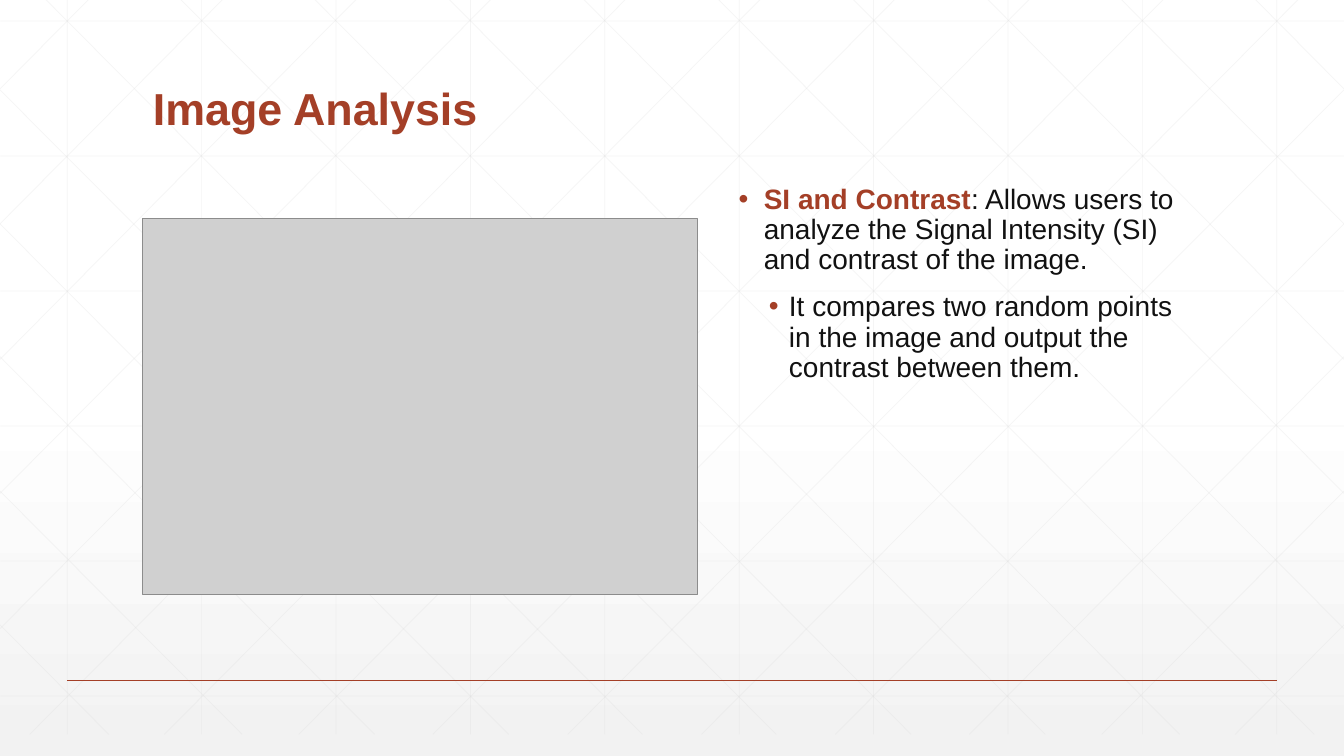
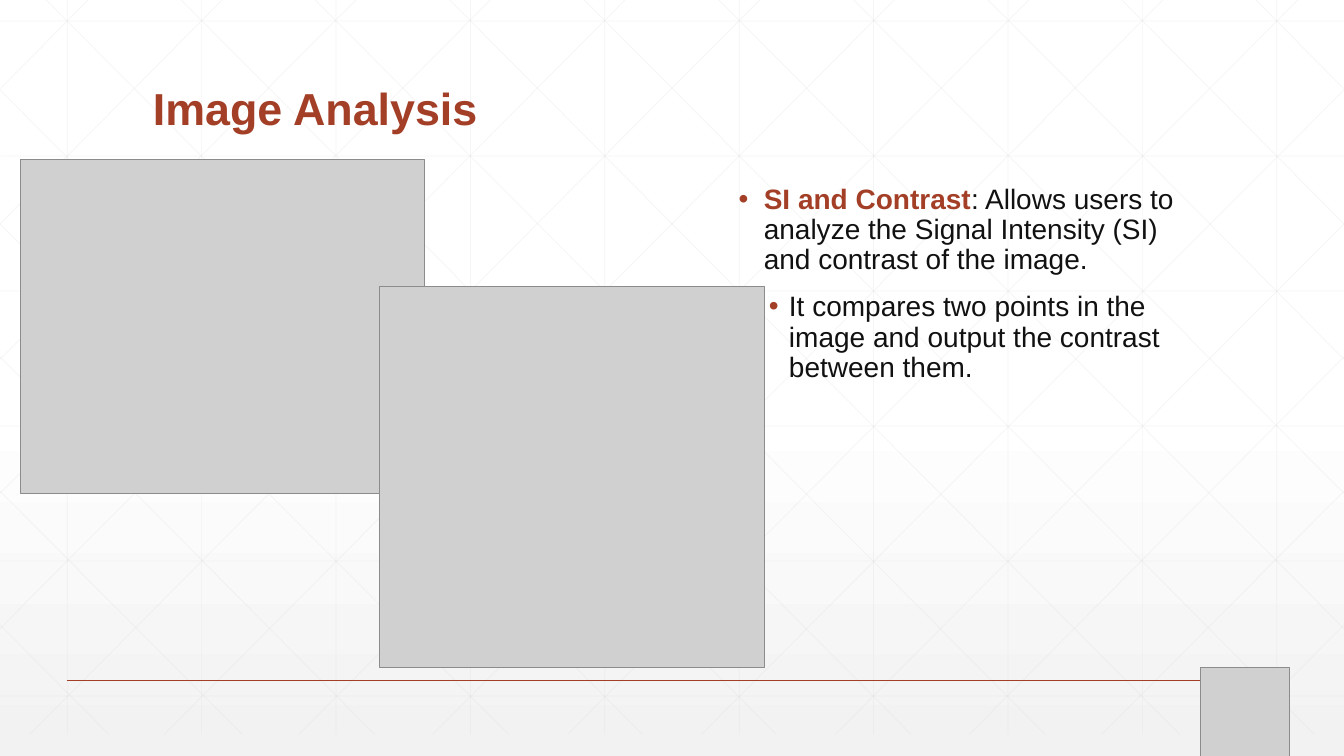
Before and after one commit to IlianaCh/VirtualCTScanner, a slide deck: slide 13 of Virtual CT Scanner.pptx. Drawn at 1344x756 pixels with LibreOffice and Linux fonts; fonts in the diff are those of the drawing; grey boxes stand for pictures. Boxes give left, top, right and bottom in pixels: in the first picture for what was removed or moved away, otherwise in the second. Text is boxed around its words. In the diff, an @@ line names an element or a change of style, - is before the commit and + after.

```diff
--- a/Virtual CT Scanner.pptx
+++ b/Virtual CT Scanner.pptx
@@ picture added at <box>20,159,425,493</box> @@
@@ picture removed at <box>143,219,698,595</box> @@
@@ picture added at <box>380,286,765,667</box> @@
@@ text at <box>789,295,1160,378</box>: text changed @@
-  • It compares two random points in the image and output the contrast between them.
+  • It compares two points in the image and output the contrast between them.
@@ picture added at <box>1201,668,1291,756</box> @@
```
Also in this commit, not shown: 5 other slides changed.
